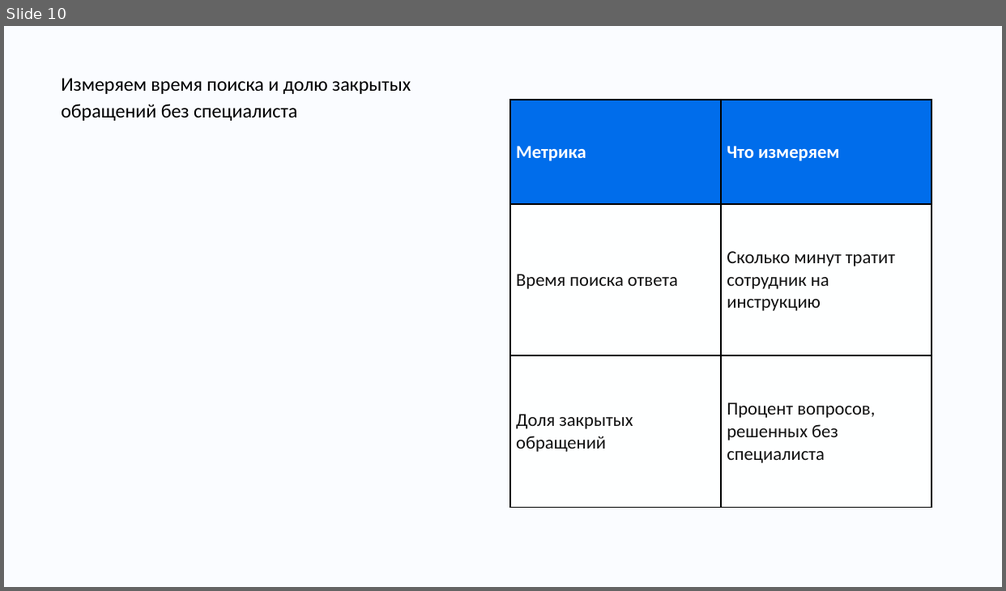
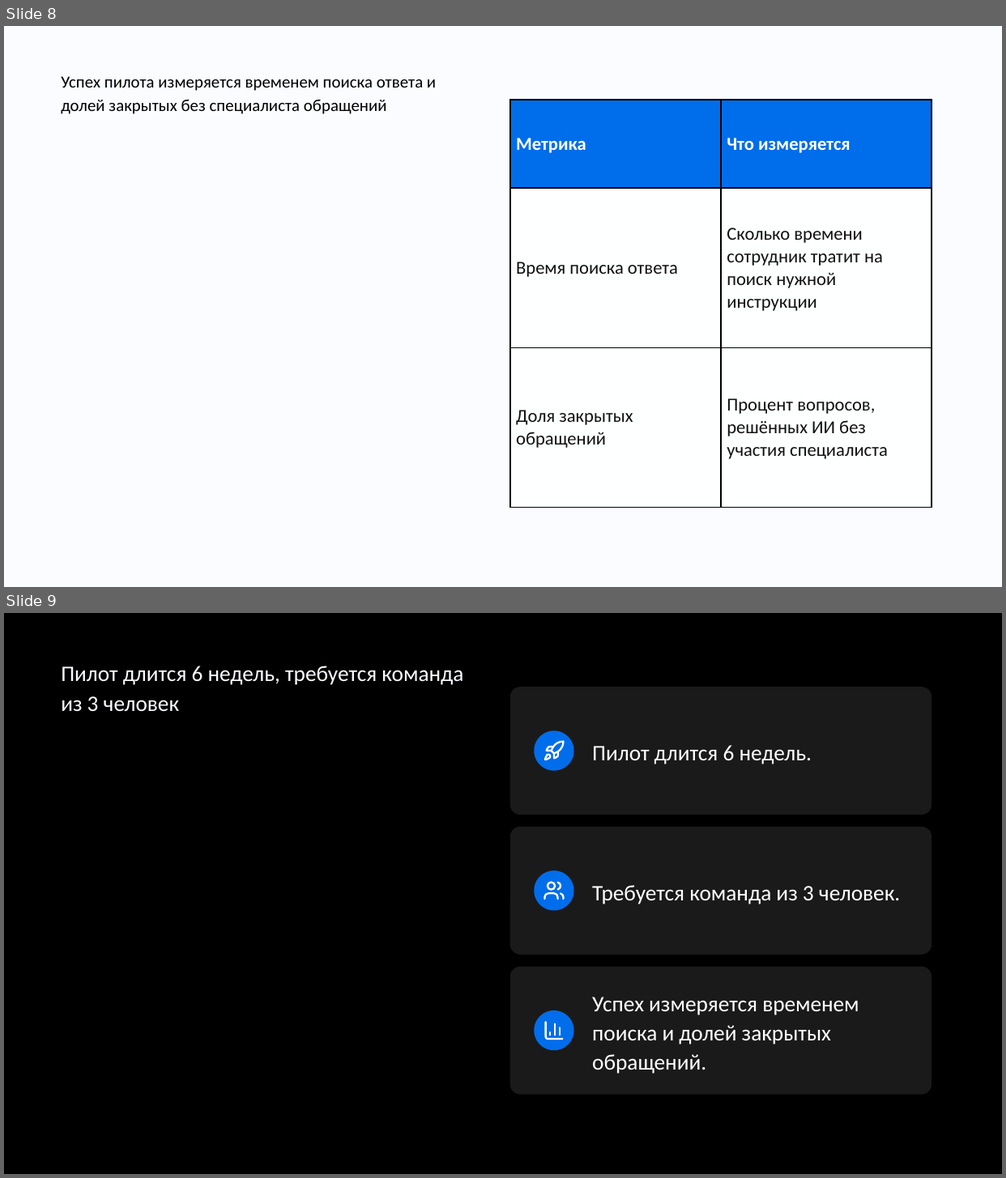
Before and after one commit to temurysega/lct_vk, a slide deck: deliverables/vk-tech-focus.pptx. Shown one above the other, each under a label of ours: slide 10 before the commit, slides 8 and 9 after it. The pictures are 1006x591 and 1006x1178 pixels, drawn with LibreOffice and Linux fonts; fonts in the diff are those of the drawing; background and template pictures are left out. Boxes give left, top, right and bottom in pixels: in the first picture for what was removed or moved away, otherwise in the second. Text is boxed around its words. In the diff, an @@ line names an element or a change of style, - is before the commit and + after.

```diff
--- a/deliverables/vk-tech-focus.pptx
+++ b/deliverables/vk-tech-focus.pptx
@@ slide 9 added at (4,613,1002,1174), background picture (left out) @@
@@ title added at (61,666,463,712), 16 pt, text #FAFCFF @@
+Пилот длится 6 недель, требуется команда из 3 человек
@@ group added at (510,687,931,1094): 3 rounded rectangles, 3 ellipses, 3 freeform shapes, 3 texts @@
+Пилот длится 6 недель.
+Требуется команда из 3 человек.
+Успех измеряется временем поиска и долей закрытых обращений.
@@ what was slide 10 is now slide 8 @@
@@ slide 8 changed as well @@
@@ title at (61,76,436,114): text changed; size 14.1 to 12.2 pt @@
-Измеряем время поиска и долю закрытых обращений без специалиста
+Успех пилота измеряется временем поиска ответа и долей закрытых без специалиста обращений
@@ table at (510,100,931,508) @@
-row 1, column 2: Что измеряем
+row 1, column 2: Что измеряется
-row 2, column 2: Сколько минут тратит сотрудник на инструкцию
+row 2, column 2: Сколько времени сотрудник тратит на поиск нужной инструкции
-row 3, column 2: Процент вопросов, решенных без специалиста
+row 3, column 2: Процент вопросов, решённых ИИ без участия специалиста
```
Also in this commit, not shown: 5 other slides changed, 3 other slides added, 6 slides removed, 30 other files.
